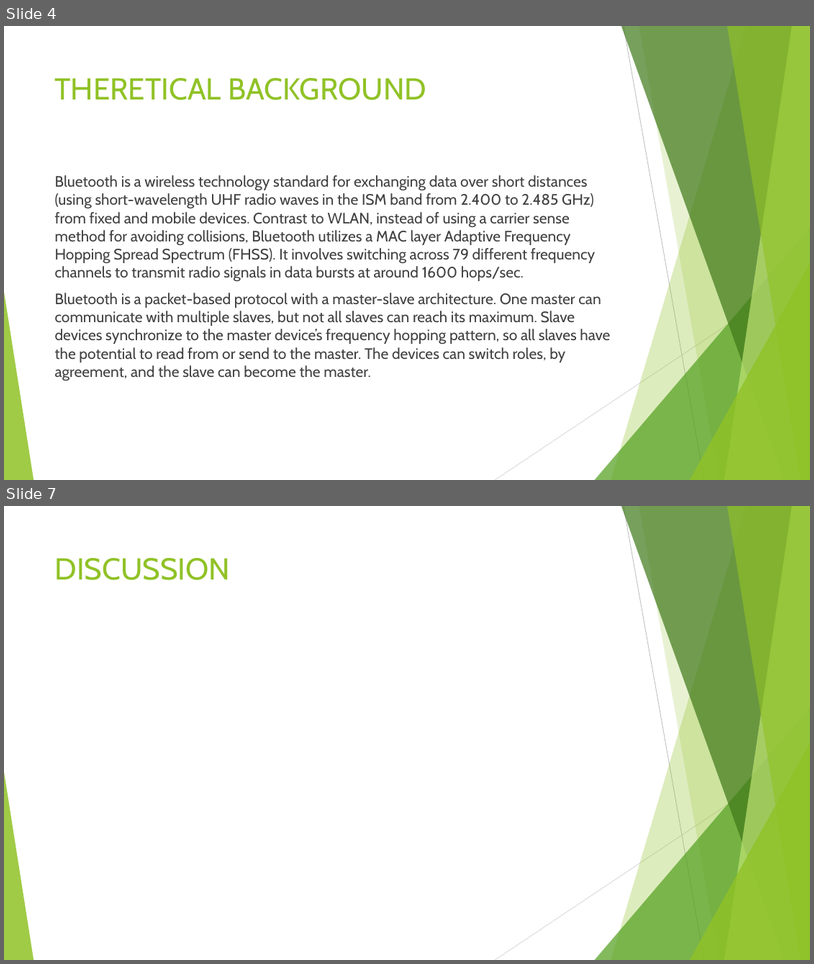
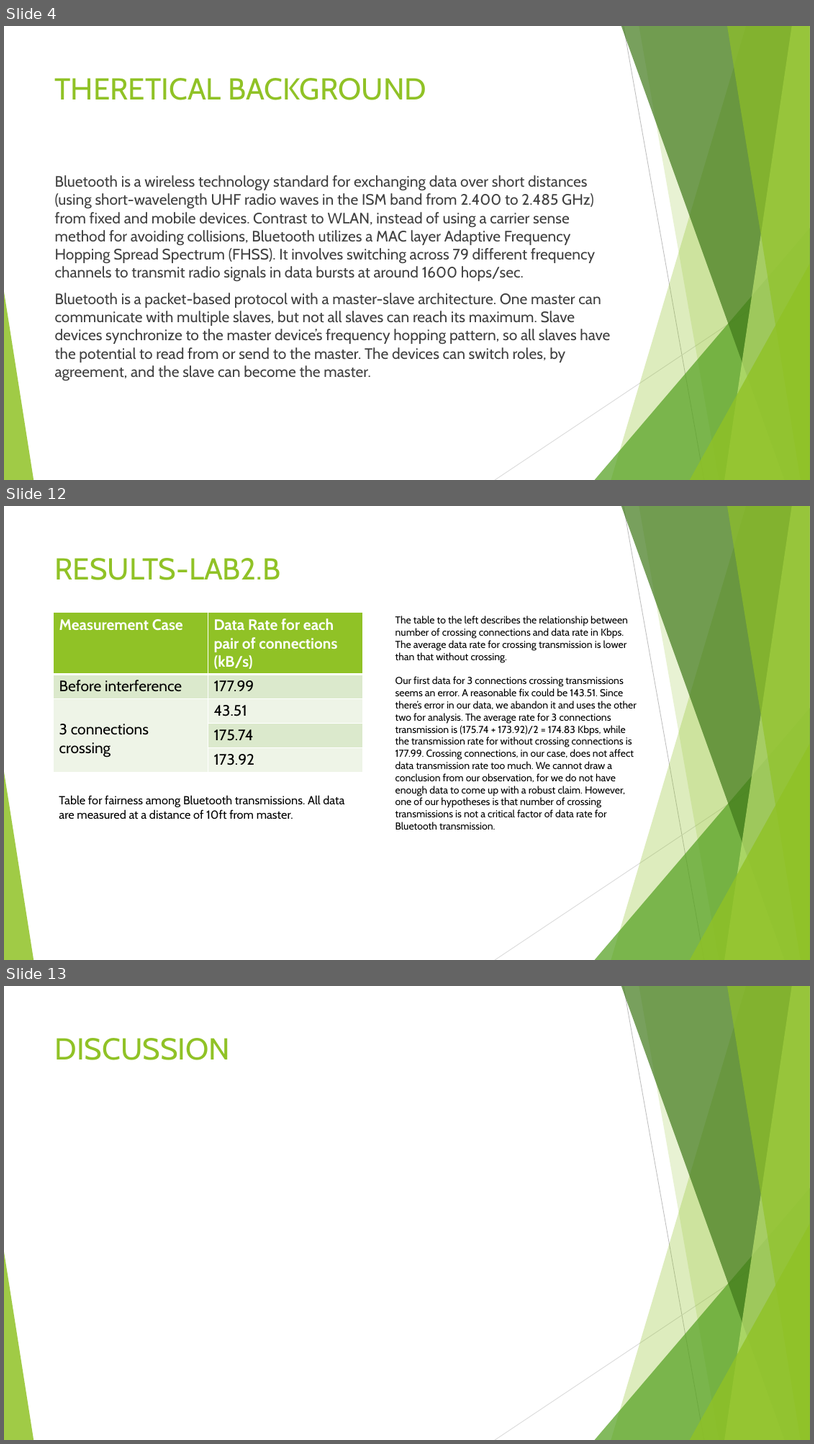
Before and after one commit to JenniferXYZ/cs-117, a slide deck: LAB REPORT.pptx. Shown one above the other, each under a label of ours: slides 4 and 7 before the commit, slides 4, 12 and 13 after it; the slides between them are not shown. The pictures are 814x964 and 814x1444 pixels, drawn with LibreOffice and Linux fonts; fonts in the diff are those of the drawing. Boxes give left, top, right and bottom in pixels: in the first picture for what was removed or moved away, otherwise in the second. Text is boxed around its words. In the diff, an @@ line names an element or a change of style, - is before the commit and + after.

```diff
--- a/LAB REPORT.pptx
+++ b/LAB REPORT.pptx
@@ slide 12 added at <box>4,506,810,960</box>, background #FFFFFF; not listed: 10 template elements that a slide beside it also shows @@
@@ title added at <box>55,558,281,580</box>, 36 pt, text #90C226 @@
+RESULTS-LAB2.B
@@ table added at <box>53,613,363,771</box>, 5 rows, 2 columns @@
+Measurement Case | Data Rate for each pair of connections (kB/s)
+Before interference | 177.99
+3 connections crossing | 43.51
+ | 175.74
+ | 173.92
@@ text added at <box>396,615,637,829</box>, 12 pt, text #000000 @@
+The table to the left describes the relationship between number of crossing connections and data rate in Kbps. The average data rate for crossing transmission is lower than that without crossing.
+Our first data for 3 connections crossing transmissions seems an error. A reasonable fix could be 143.51. Since there’s error in our data, we abandon it and uses the other two for analysis. The average rate for 3 connections transmission is (175.74 + 173.92)/2 = 174.83 Kbps, while the transmission rate for without crossing connections is 177.99. Crossing connections, in our case, does not affect data transmission rate too much. We cannot draw a conclusion from our observation, for we do not have enough data to come up with a robust claim. However, one of our hypotheses is that number of crossing transmissions is not a critical factor of data rate for Bluetooth transmission.
@@ text added at <box>59,795,345,819</box>, 14 pt, text #000000 @@
+Table for fairness among Bluetooth transmissions. All data are measured at a distance of 10ft from master.
@@ what was slide 7 is now slide 13 @@
```
Also in this commit, not shown: 1 slide changed, 6 other slides added, 1 slide removed.
